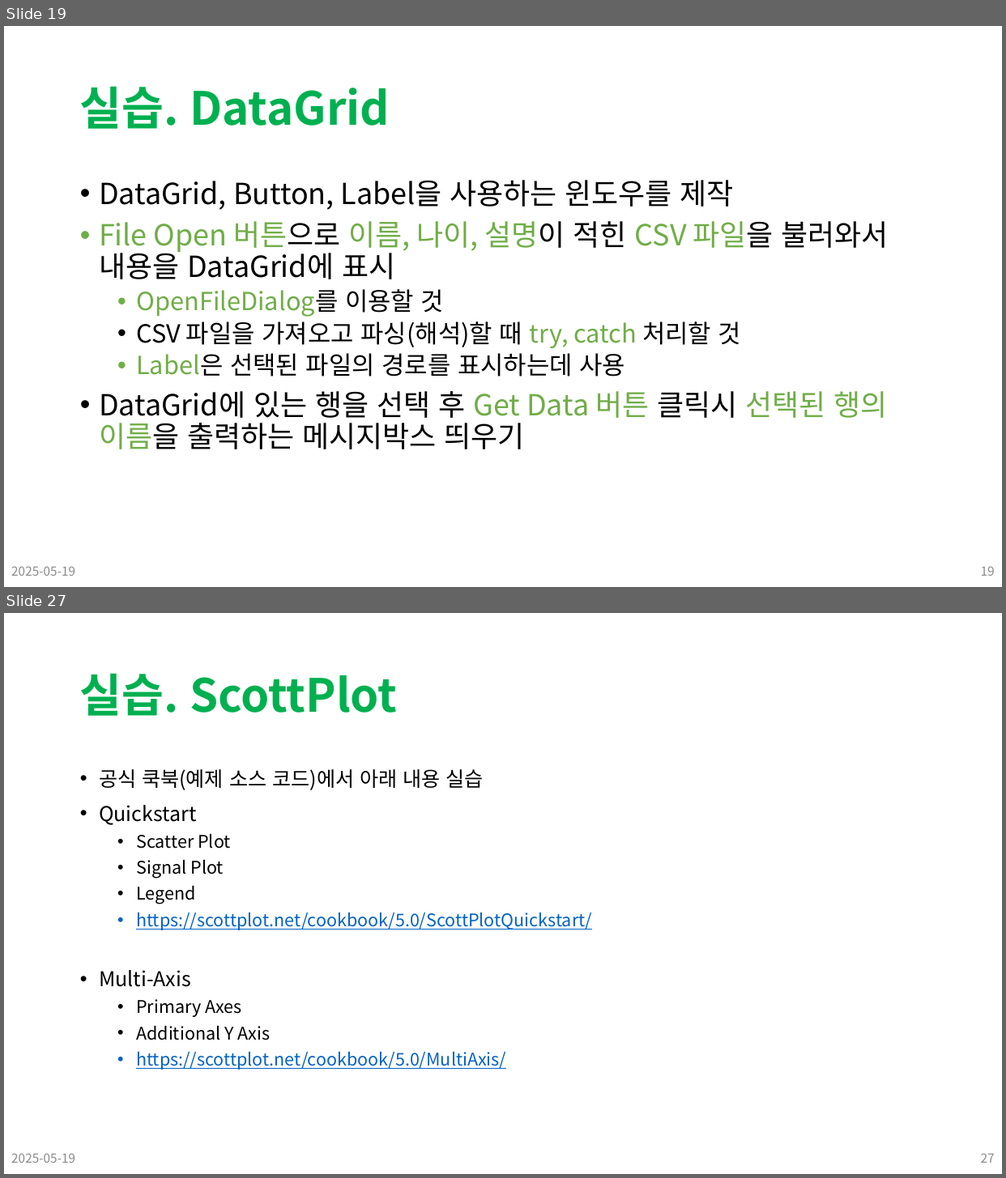
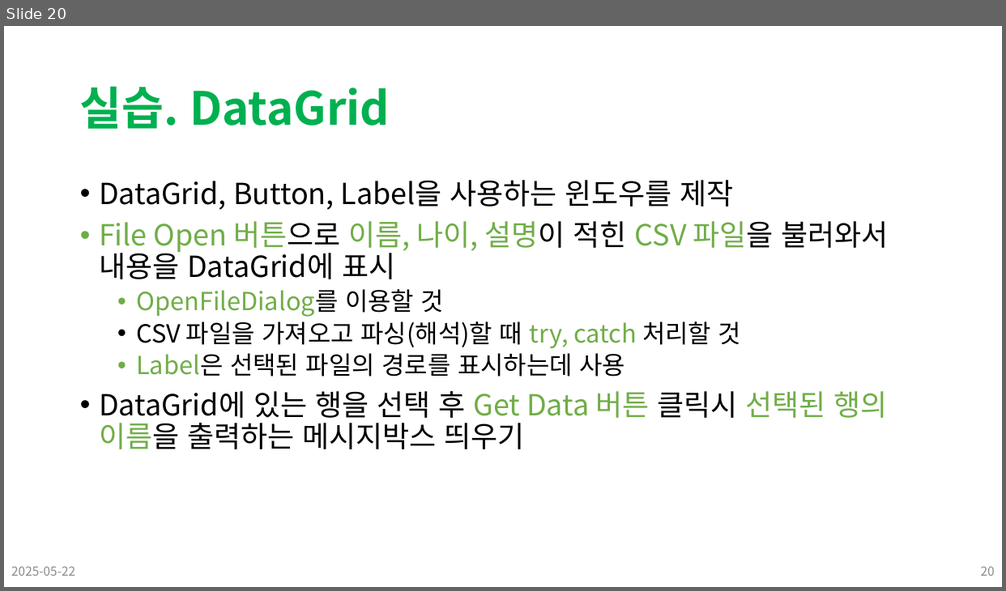
Before and after one commit to Leader-Lesson/KDT_SF_Short_5th, a slide deck: material/18_CSharp_WPF (고급 컨트롤, 외부 라이브러리).pptx. Shown one above the other, each under a label of ours: slides 19 and 27 before the commit, slide 20 after it; the slides between them are not shown. The pictures are 1006x1178 and 1006x591 pixels, drawn with LibreOffice and Linux fonts; fonts in the diff are those of the drawing; background and template pictures are left out. Boxes give left, top, right and bottom in pixels: in the first picture for what was removed or moved away, otherwise in the second. Text is boxed around its words. In the diff, an @@ line names an element or a change of style, - is before the commit and + after.

```diff
--- a/material/18_CSharp_WPF (고급 컨트롤, 외부 라이브러리).pptx
+++ b/material/18_CSharp_WPF (고급 컨트롤, 외부 라이브러리).pptx
@@ slide 27 removed at [4,613,1002,1174], background #FFFFFF @@
@@ title removed at [80,673,397,716] @@
-실습. ScottPlot
@@ text removed at [99,769,592,1070] @@
-• 공식 쿡북(예제 소스 코드)에서 아래 내용 실습
-• Quickstart
-  • Scatter Plot
-  • Signal Plot
-  • Legend
-  • https://scottplot.net/cookbook/5.0/ScottPlotQuickstart/
-• Multi-Axis
-  • Primary Axes
-  • Additional Y Axis
-  • https://scottplot.net/cookbook/5.0/MultiAxis/
@@ text removed at [11,1153,75,1163] @@
-2025-05-19
@@ page number removed at [981,1153,995,1163] @@
-27
@@ what was slide 19 is now slide 20 @@
@@ slide 20 changed as well @@
@@ text at [11,566,75,576]: text changed @@
-2025-05-19
+2025-05-22
@@ page number at [981,566,995,576]: text changed @@
-19
+20
```
Also in this commit, not shown: 18 other slides changed, 1 slide added, 8 other slides removed, 14 other files.
